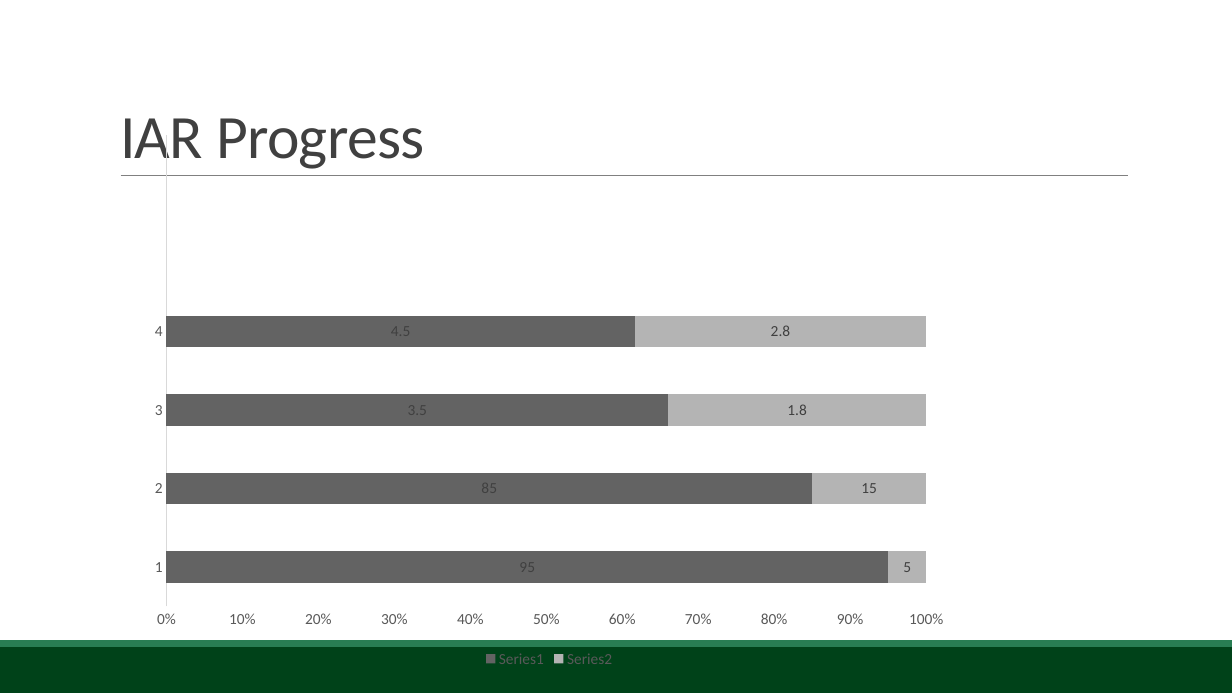
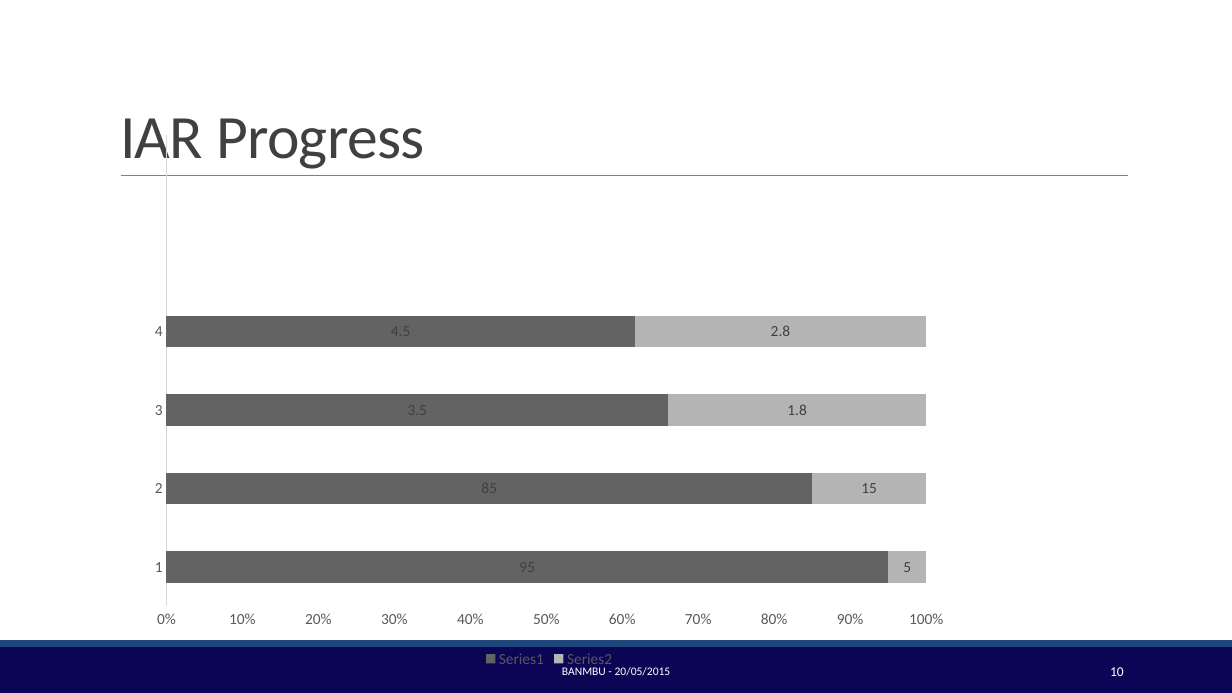
Before and after one commit to BambuGMS/Industry-Analysis-Report, a slide deck: slide 10 of Assignments/Presentations/2015.05.20Presentation_2.pptx. Drawn at 1232x693 pixels with LibreOffice and Linux fonts; fonts in the diff are those of the drawing; background and template pictures are left out. Boxes give left, top, right and bottom in pixels: in the first picture for what was removed or moved away, otherwise in the second. Text is boxed around its words. In the diff, an @@ line names an element or a change of style, - is before the commit and + after.

```diff
--- a/Assignments/Presentations/2015.05.20Presentation_2.pptx
+++ b/Assignments/Presentations/2015.05.20Presentation_2.pptx
@@ rectangle at (0, 647, 1232, 693): fill #004219 to #0C0555 @@
@@ rectangle at (0, 640, 1232, 647): fill #297D53 to #1E467C @@
@@ text added at (562, 667, 671, 676), 9 pt, text #FFFFFF @@
+BANMBU - 20/05/2015
@@ page number added at (1110, 667, 1124, 676), 10.5 pt, text #FFFFFF @@
+10
```
Also in this commit, not shown: 7 other slides changed, 2 slides added, 3 slides removed.
